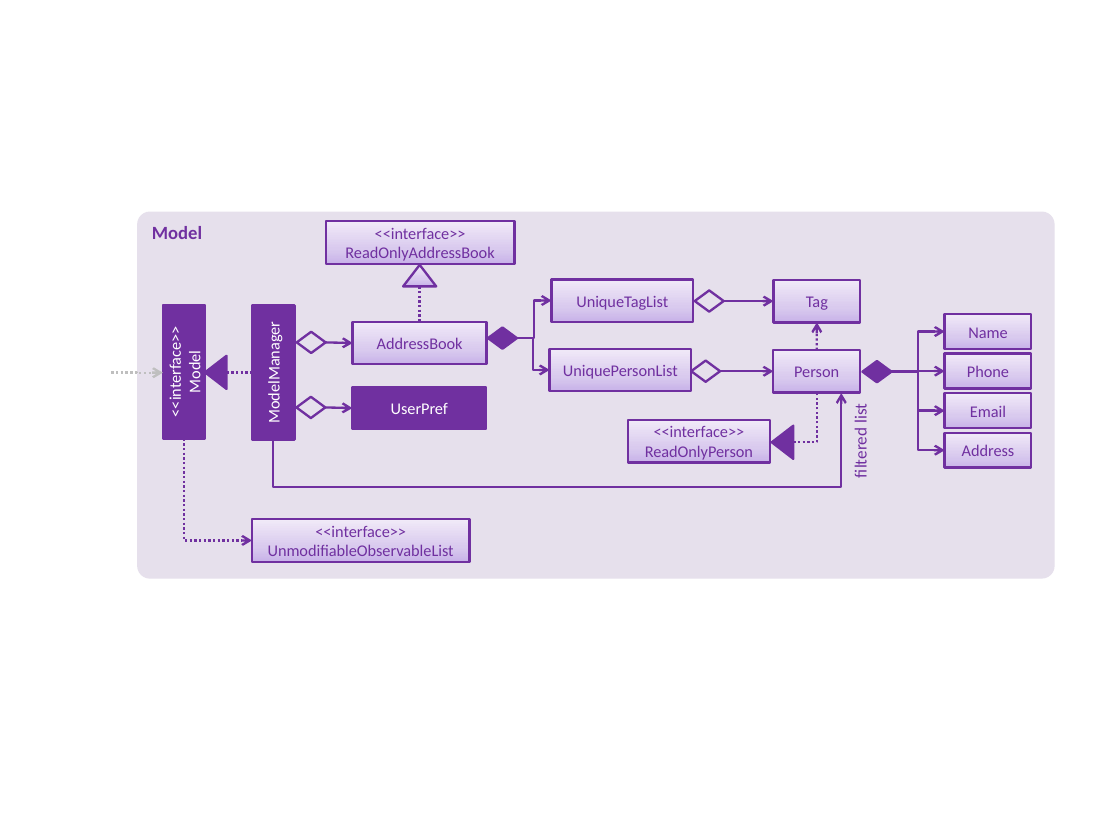
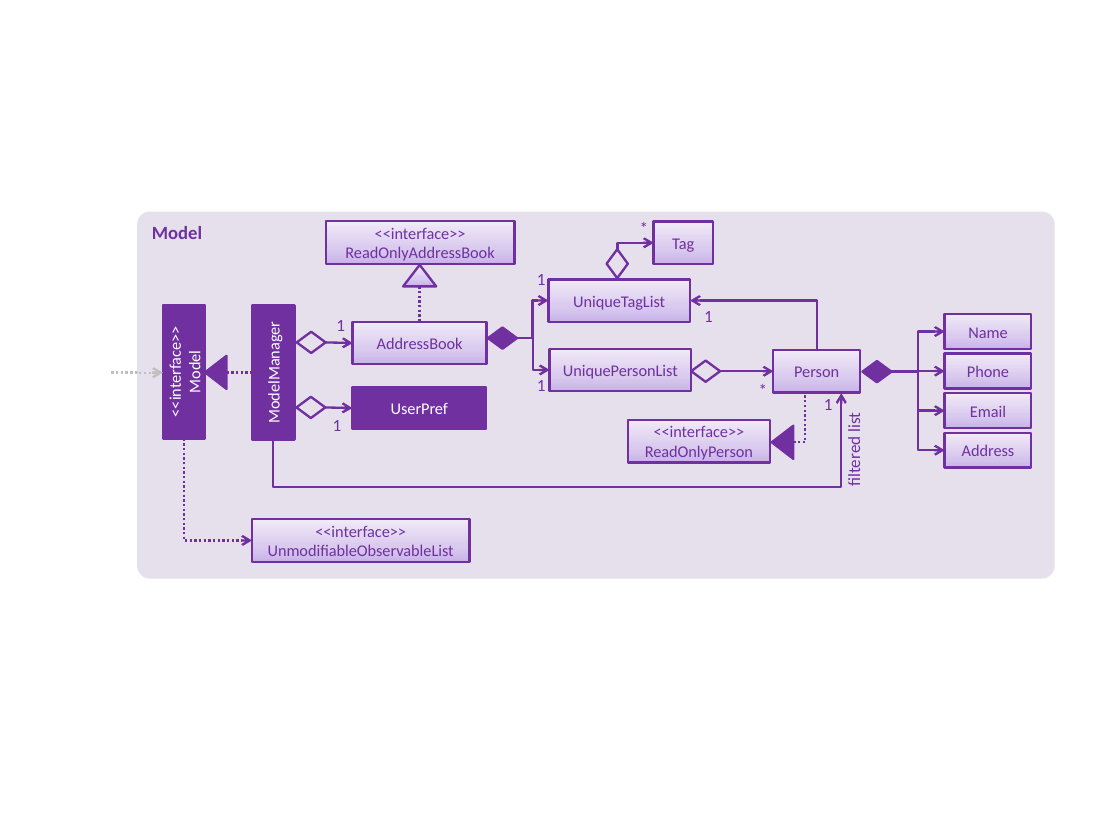
Before and after one commit to se-edu/addressbook-level4, a slide deck: slide 1 of docs/diagrams/ModelComponentClassDiagram.pptx. Drawn at 1120x840 pixels with LibreOffice and Linux fonts; fonts in the diff are those of the drawing. Boxes give left, top, right and bottom in pixels: in the first picture for what was removed or moved away, otherwise in the second. Text is boxed around its words. In the diff, an @@ line names an element or a change of style, - is before the commit and + after.

```diff
--- a/docs/diagrams/ModelComponentClassDiagram.pptx
+++ b/docs/diagrams/ModelComponentClassDiagram.pptx
@@ text added at (633, 218, 656, 241), 11 pt, text #7030A0 @@
+*
@@ rectangle "Tag": place and size @@
-rectangle "Tag" at (774, 280, 860, 323)
+rectangle "Tag" at (654, 222, 713, 264)
@@ diamond at (606, 249, 628, 278): rotation 0 to 270 degrees @@
@@ elbow arrow moved from (724, 301) - (774, 301) to (617, 250) - (654, 243) @@
@@ text added at (537, 274, 546, 285), 11 pt, text #7030A0 @@
+1
@@ text added at (336, 320, 345, 331), 11 pt, text #7030A0 @@
+1
@@ elbow arrow (517, 338) - (549, 300): route changed @@
@@ elbow arrow added from (816, 351) to (690, 300), #7030A0 1.5 pt @@
@@ text added at (704, 311, 713, 322), 11 pt, text #7030A0 @@
+1
@@ arrow removed from (816, 351) to (816, 323) @@
@@ text added at (537, 380, 546, 391), 11 pt, text #7030A0 @@
+1
@@ text added at (752, 380, 775, 402), 11 pt, text #7030A0 @@
+*
@@ elbow line moved from (793, 442) - (816, 392) to (793, 442) - (805, 391) @@
@@ text added at (824, 399, 833, 410), 11 pt, text #7030A0 @@
+1
@@ text "filtered list": place and size @@
-text "filtered list" at (850, 406, 871, 477)
+text "filtered list" at (844, 414, 865, 485)
@@ text added at (333, 420, 342, 431), 11 pt, text #7030A0 @@
+1
```
Also in this commit, not shown: 1 other file.
